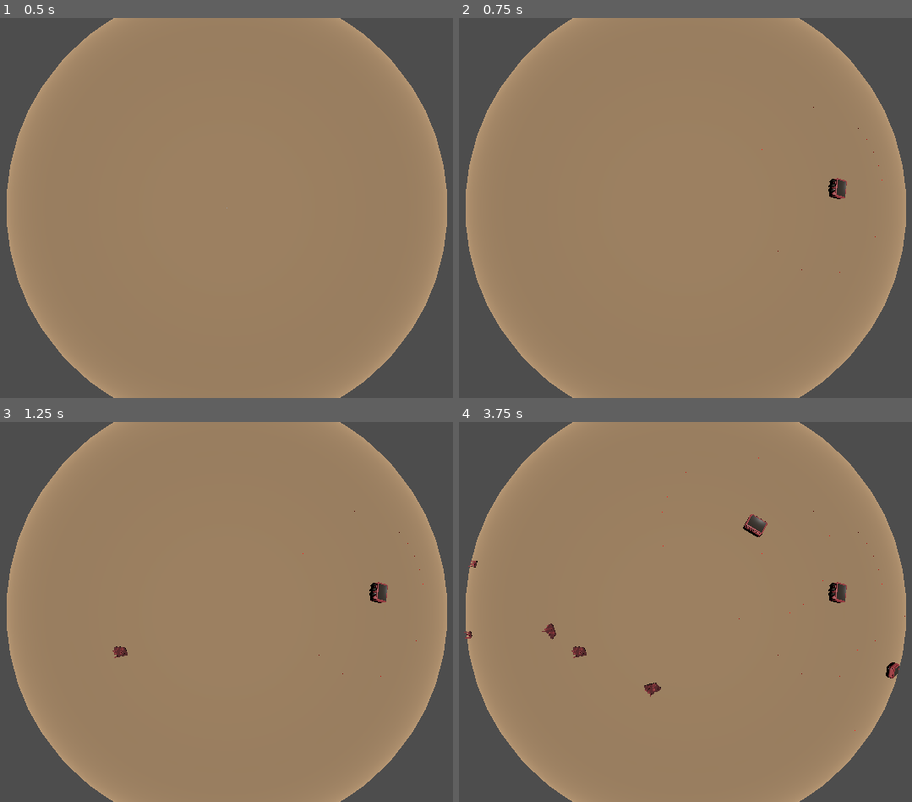
Above: before the commit, frames 1-4 (two rows, left to right).
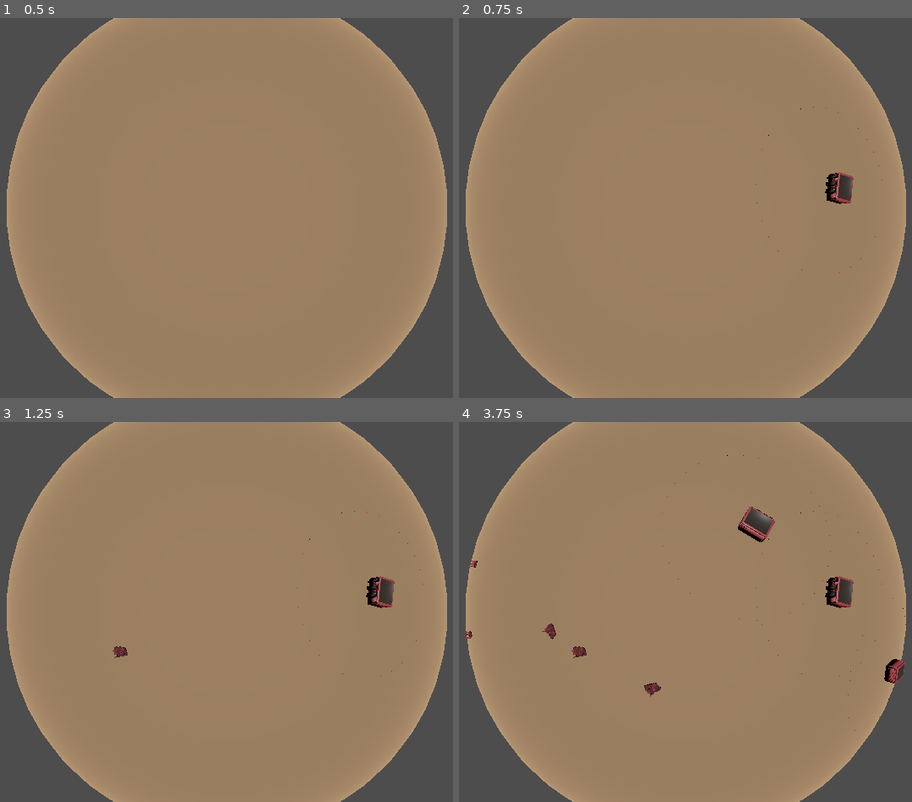
Above: after the commit, the same moments.

Repository: ShadowCurse/gmtk_2024
Game: Godot game, scene res://solar_system.tscn
The game is run twice, just before and just after one commit, with the same random seed, the same clock (stepped at 60 frames per second) and the same inputs.
Inputs (mouse positions are in pixels of both pictures, inside the frame that each line leads up to):
- Up to frame 1 (0.5 s): no input
- Up to frame 2 (0.75 s): tap Enter at 0.5 s; move the mouse to (834, 189) at 0.52 s; hold Right (ui_right) from 0.53 s (still down); tap W (place_hub) at 0.6 s; click (834, 189) at 0.67 s
- Up to frame 3 (1.25 s): keep holding Right (ui_right)
- Up to frame 4 (3.75 s): tap Space at 1.25, 2.75 s; move the mouse to (549, 631) at 1.27 s; release Right (ui_right) at 1.28 s; hold Down (ui_down) 1.28-2.03 s; tap Q (place_resource) at 1.35, 2.85 s; tap Enter at 2, 3.5 s; move the mouse to (753, 528) at 2.02 s; hold Right (ui_right) 2.03-2.78 s; tap W (place_hub) at 2.1, 3.6 s; move the mouse to (653, 688) at 2.77 s; hold Up (ui_up) 2.78-3.53 s; click (653, 688) at 2.92 s; move the mouse to (889, 669) at 3.52 s; hold Left (ui_left) from 3.53 s (still down)

Frame 1 is identical in both runs. In frame 2, 0.3% of the frame differs, in the area x 65-92%, y 23-68%; in frame 3, 0.3%; in frame 4, 0.9%, in the area x 46-99%, y 8-78%.

Commit message:
misc changes + scale

Diff:
--- a/hub.gd
+++ b/hub.gd
@@ -6,6 +6,7 @@
 @export var border_element_scene: PackedScene
 @export var border_angle: float = PI / 16.0
 @export var border_elements: int = 32
+@export var spawn_offset: float = 3.0
 
 enum Type {
     Red,
@@ -95,7 +96,7 @@
 
     var to_resource = (resource.resource.position - self.position).normalized()
     var worker: Worker = self.worker_scene.instantiate()
-    worker.position = self.position + to_resource * 3.0
+    worker.position = self.position + to_resource * spawn_offset
     worker.resource_hub = self
     worker.resource_point = resource.resource
     resource.workers.append(worker)
--- a/hub.tscn
+++ b/hub.tscn
@@ -18,7 +18,7 @@
 radius = 4.69085
 
 [node name="hub" type="StaticBody3D"]
-transform = Transform3D(0.5, 0, 0, 0, 0.5, 0, 0, 0, 0.5, 0, 0, 0)
+transform = Transform3D(0.75, 0, 0, 0, 0.75, 0, 0, 0, 0.75, 0, 0, 0)
 script = ExtResource("1_5l4hg")
 worker_scene = ExtResource("2_3bq5y")
 border_element_scene = ExtResource("2_ofqwb")
@@ -46,7 +46,6 @@
 visible = false
 
 [node name="hub_red_lvl1" parent="." instance=ExtResource("10_wv5ii")]
-visible = false
 
 [node name="hub_red_lvl2" parent="." instance=ExtResource("11_vrqs7")]
 visible = false
--- a/planet.gd
+++ b/planet.gd
@@ -1,7 +1,7 @@
 extends Node3D
 class_name Planet
 
-@export var new_resource_safe_zone: float = PI / 128.0
+@export var new_resource_safe_zone: float = PI / 100.0
 
 @export var resource_point_scene: PackedScene
 @export var resource_hub_scene: PackedScene
